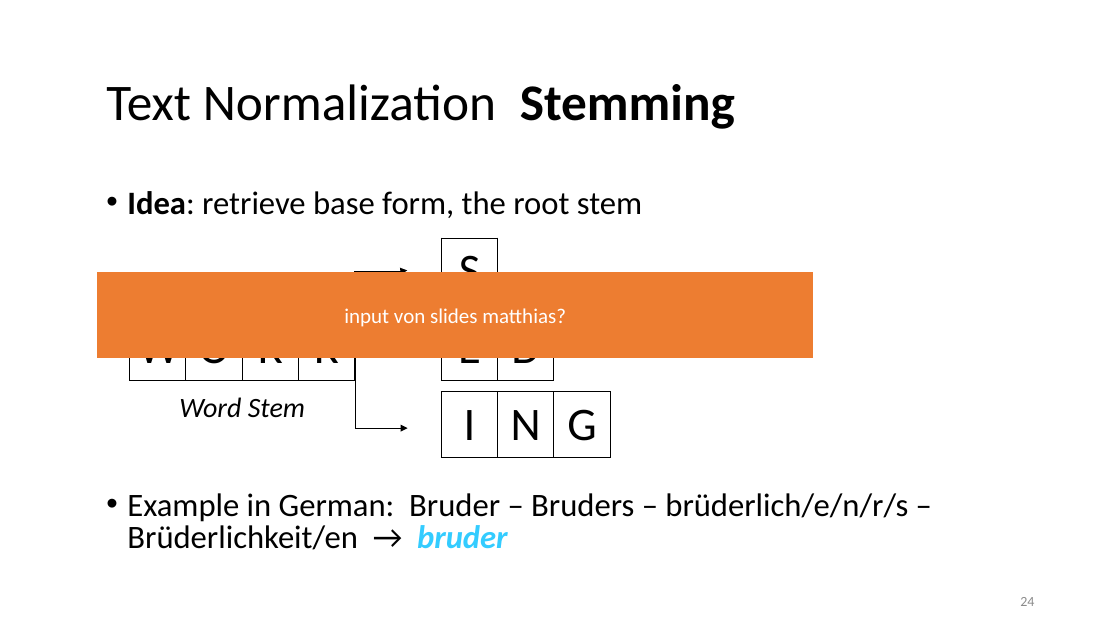
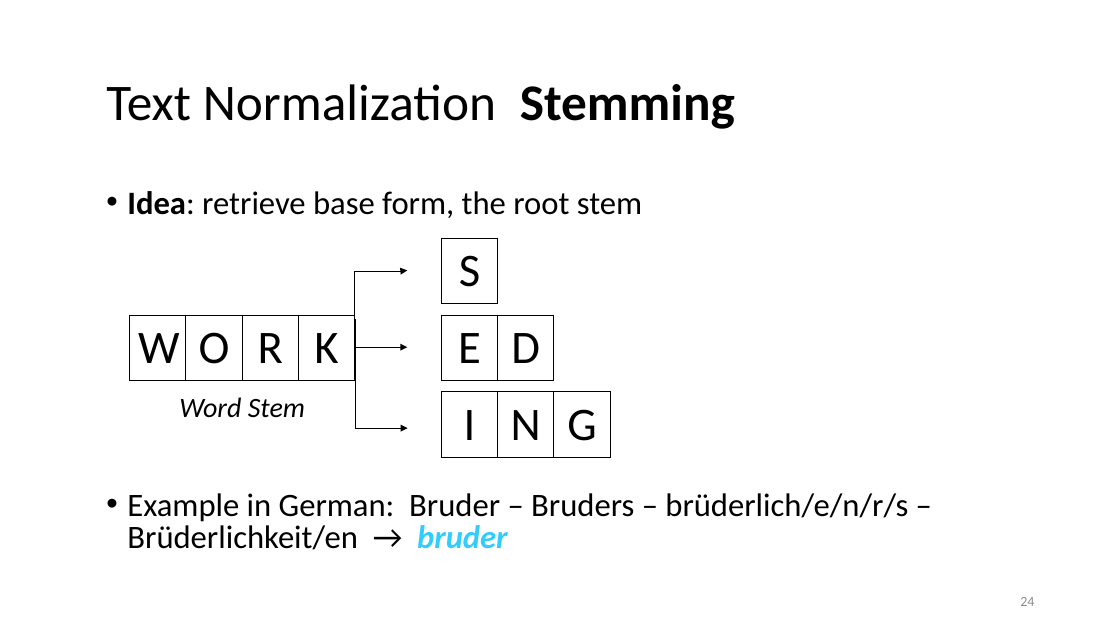
Before and after one commit to lisa-wm/consulting, a slide deck: slide 24 of 5_seminar/Contents_Part_02/slides/Präsentation_Teil2_Lisa.pptx. Drawn at 1120x630 pixels with LibreOffice and Linux fonts; fonts in the diff are those of the drawing. Boxes give left, top, right and bottom in pixels: in the first picture for what was removed or moved away, otherwise in the second. Text is boxed around its words. In the diff, an @@ line names an element or a change of style, - is before the commit and + after.

```diff
--- a/5_seminar/Contents_Part_02/slides/Präsentation_Teil2_Lisa.pptx
+++ b/5_seminar/Contents_Part_02/slides/Präsentation_Teil2_Lisa.pptx
@@ rectangle removed at (98, 273, 813, 357) @@
-input von slides matthias?
@@ arrow added from (355, 347) to (408, 347), #000000 0.5 pt @@
```
Also in this commit, not shown: 2 other slides changed, 13 other files.
